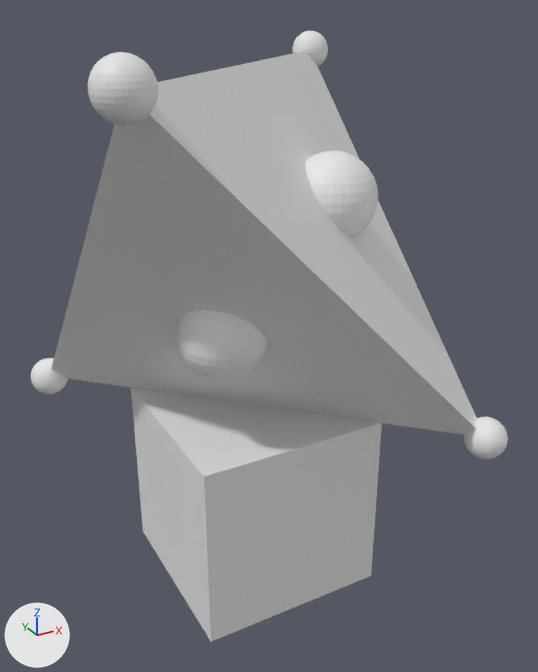
The glTF model fpv/models/a.glb as it was, and as the next commit left it.
Camera for both pictures: a 50 mm camera at (-3.24, -6.3, 4.91) aimed at (0.17, -0.1, 1.81). The axes (+X, +Y, +Z) are drawn at lower left. The lights are the same throughout. Where no turn or scale is listed for an object, it has been applied to the vertices.

Objects in the first picture: 'Cube', 'export (20)'.
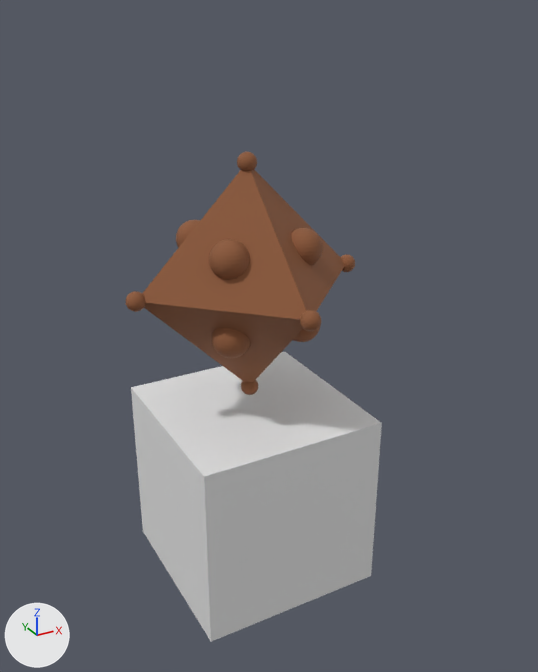
The change, as a list of edits to the scene's bpy script:
```text
Add img_image_1:
    img_image_1 = load_image('Image_1', '_unpacked/Image_1', 2048, 2048, 'Non-Color')
Add img_image_1_001:
    img_image_1_001 = load_image('Image_1.001', '_unpacked/Image_1.001', 2048, 2048, 'sRGB')
Add img_image_0:
    img_image_0 = load_image('Image_0', '_unpacked/Image_0', 2048, 2048, 'sRGB')
Add mat_51:
    mat_51 = bpy.data.materials.new('51')
    # uses the picture img_image_0
    # uses the picture img_image_1
    # uses the picture img_image_1_001
Add me_mesh_id4:
    me_mesh_id4.from_pydata(...)  # 7793 vertices, 16125 faces; spans x -1.28..1.28, y -1.28..1.28, z -1.28..1.28
    me_mesh_id4.materials.append(mat_51)
Remove ob_export__20:
    ob_export__20 = bpy.data.objects.new('export (20)', me_export__20)
    ob_export__20.location = (0.0, 0.0, 2.73)
Add ob_node_id3:
    ob_node_id3 = bpy.data.objects.new('node_id3', me_mesh_id4)
    ob_node_id3.location = (0.0, 0.02, 2.4)
```

Pixel boxes [x1, y1, x2, y2] of what changed, in the pictures (538 x 672 px):
'export (20)', deleted
    before: [31, 31, 508, 459]
'node_id3', added
    after: [126, 152, 355, 395]
